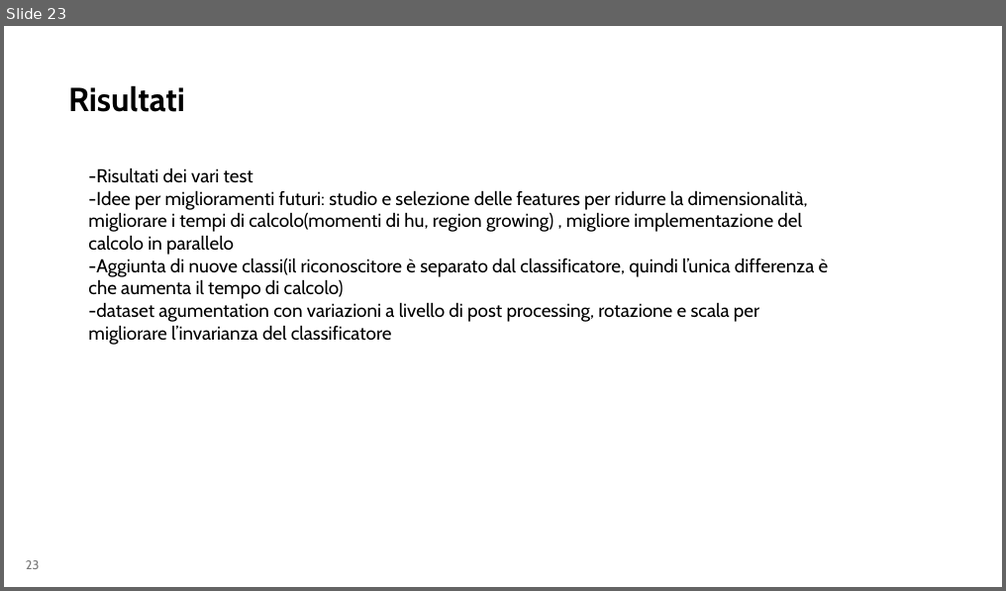
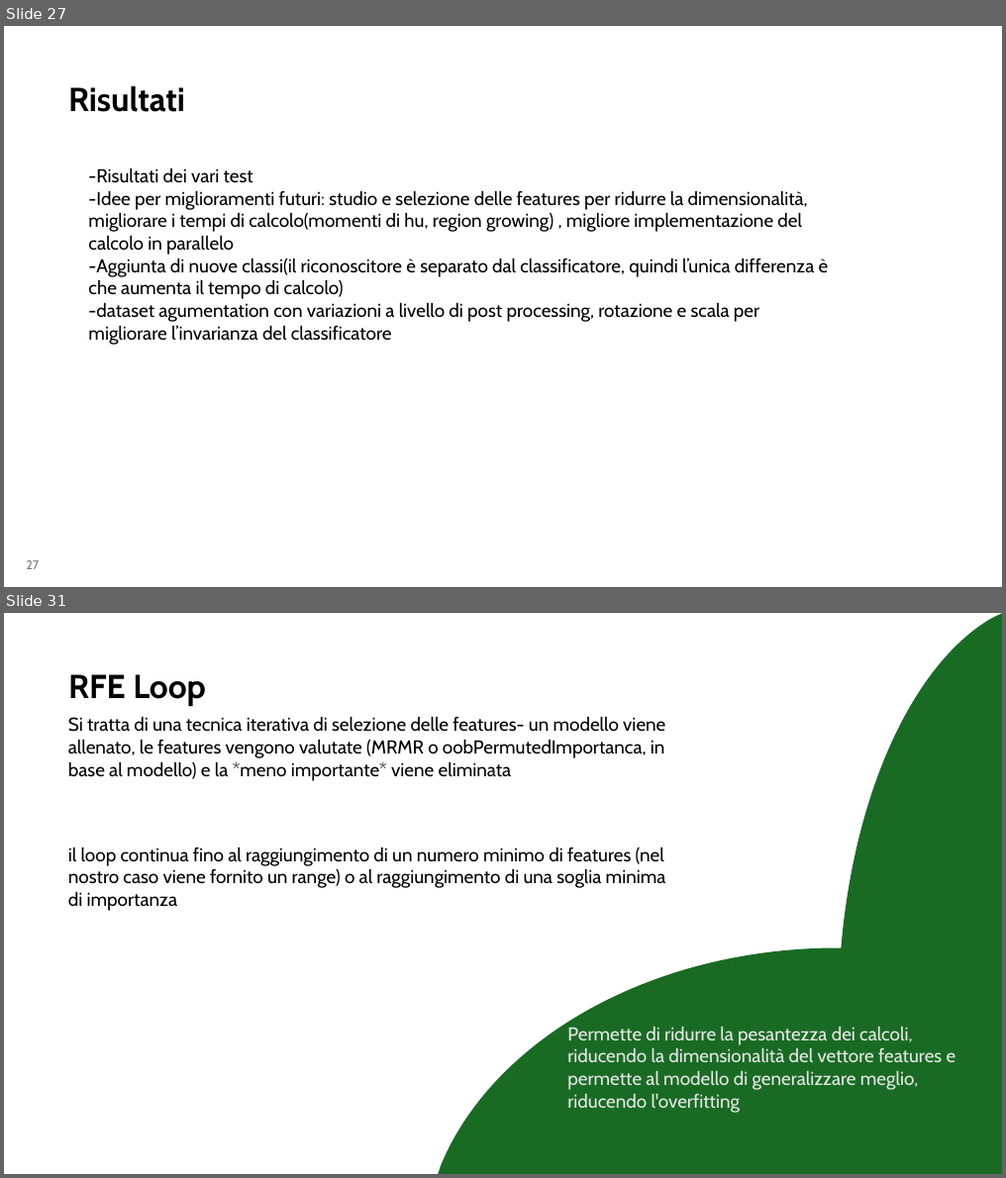
Before and after one commit to aleeteo/leaf_ID, a slide deck: presentazione/ProjectLeafWIP.pptx. Shown one above the other, each under a label of ours: slide 23 before the commit, slides 27 and 31 after it; the slides between them are not shown. The pictures are 1006x591 and 1006x1178 pixels, drawn with LibreOffice and Linux fonts; fonts in the diff are those of the drawing. Boxes give left, top, right and bottom in pixels: in the first picture for what was removed or moved away, otherwise in the second. Text is boxed around its words. In the diff, an @@ line names an element or a change of style, - is before the commit and + after.

```diff
--- a/presentazione/ProjectLeafWIP.pptx
+++ b/presentazione/ProjectLeafWIP.pptx
@@ slide 31 added at box(4, 613, 1002, 1174), background #FFFFFF @@
@@ freeform shape added at box(839, 613, 1002, 1174), fill #196B24 @@
@@ freeform shape added at box(839, 615, 1002, 1174), fill #196B24 @@
@@ title added at box(68, 674, 206, 706), 32 pt, text #000000, bold @@
+RFE Loop
@@ text added at box(68, 716, 665, 781), 18 pt, text #000000 @@
+Si tratta di una tecnica iterativa di selezione delle features- un modello viene allenato, le features vengono valutate (MRMR o oobPermutedImportanca, in base al modello) e la *meno importante* viene eliminata
@@ text added at box(68, 847, 666, 911), 18 pt, text #000000 @@
+il loop continua fino al raggiungimento di un numero minimo di features (nel nostro caso viene fornito un range) o al raggiungimento di una soglia minima di importanza
@@ freeform shape added at box(436, 949, 1002, 1174), fill #196B24 @@
@@ text added at box(567, 1027, 956, 1113), 18 pt, text #E8E8E8 @@
+Permette di ridurre la pesantezza dei calcoli, riducendo la dimensionalità del vettore features e permette al modello di generalizzare meglio, riducendo l'overfitting
@@ what was slide 23 is now slide 27 @@
@@ page number at box(26, 561, 39, 570): text changed @@
-23
+27
```
Also in this commit, not shown: 8 slides changed, 8 other slides added, 2 slides removed.
